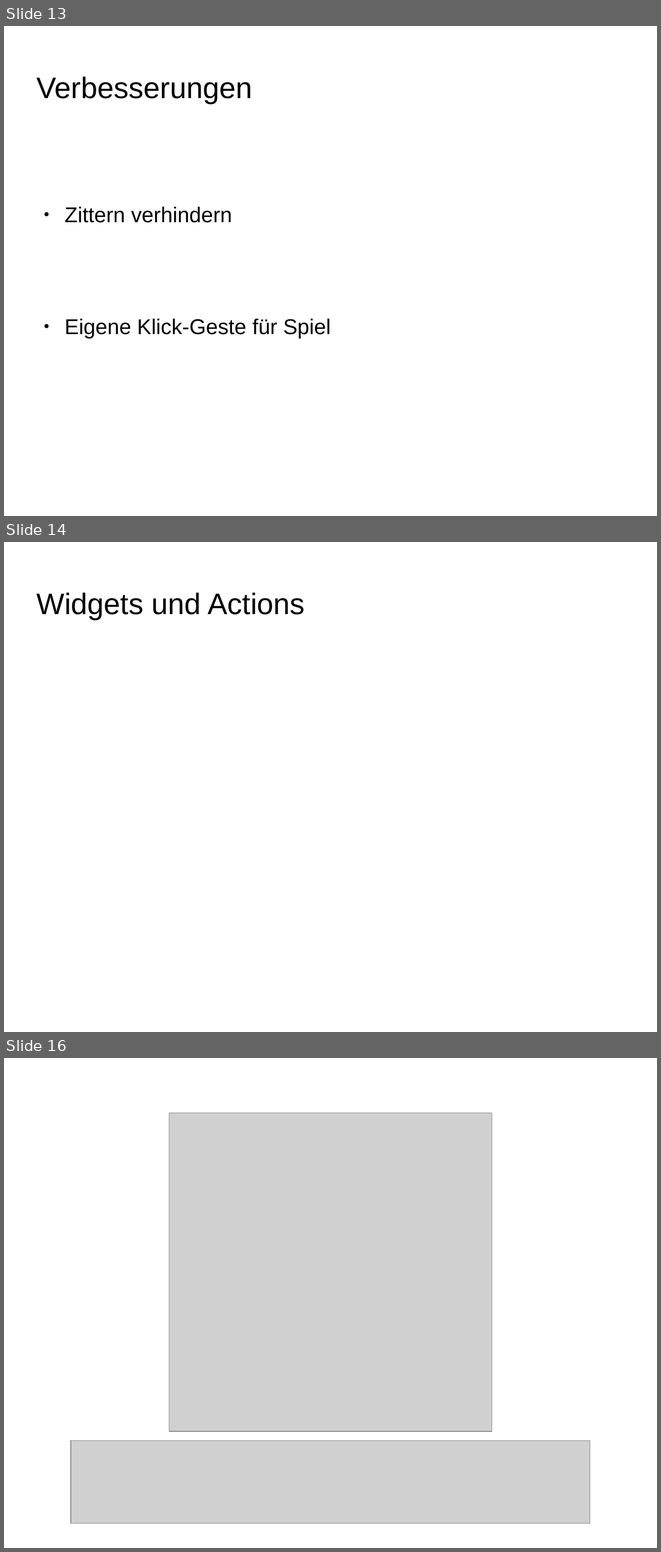
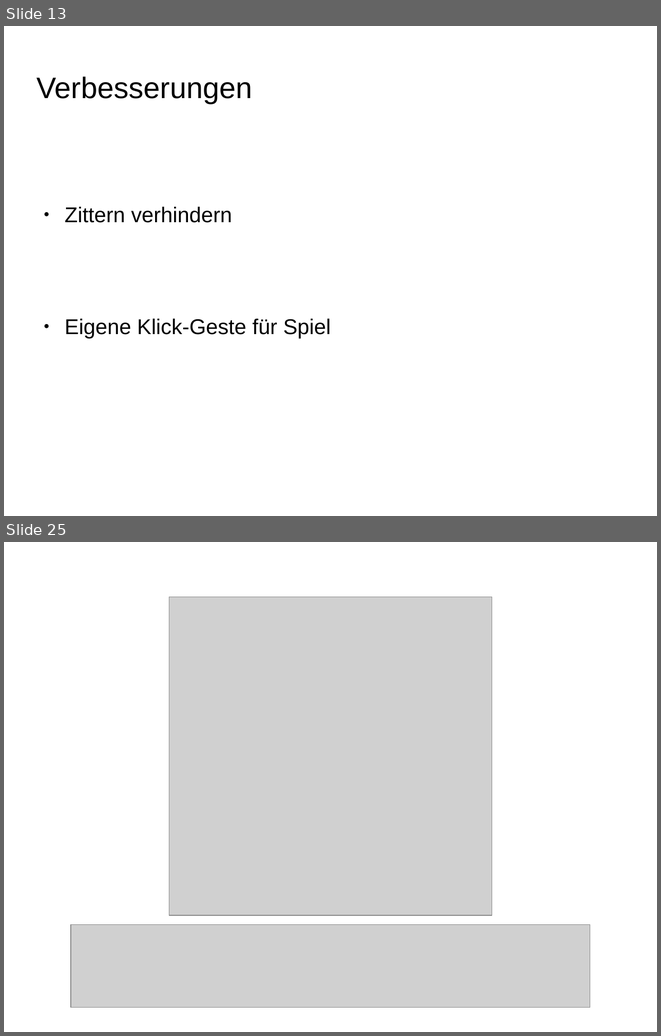
Before and after one commit to dagophil/sfml_openni, a slide deck: presentation/haegele_schill_kinect_menu.odp. Shown one above the other, each under a label of ours: slides 13, 14 and 16 before the commit, slides 13 and 25 after it; the slides between them are not shown. The pictures are 661x1552 and 661x1036 pixels, drawn with LibreOffice and Linux fonts; fonts in the diff are those of the drawing; grey boxes stand for pictures; background and template pictures are left out. Boxes give left, top, right and bottom in pixels: in the first picture for what was removed or moved away, otherwise in the second. Text is boxed around its words. In the diff, an @@ line names an element or a change of style, - is before the commit and + after.

```diff
--- a/presentation/haegele_schill_kinect_menu.odp
+++ b/presentation/haegele_schill_kinect_menu.odp
@@ slide 14 removed at [4,542,657,1032], background picture (left out) @@
@@ title removed at [37,592,305,619] @@
-Widgets und Actions
@@ what was slide 16 is now slide 25 @@
```
Also in this commit, not shown: 2 slides changed, 13 slides added, 3 other slides removed.
